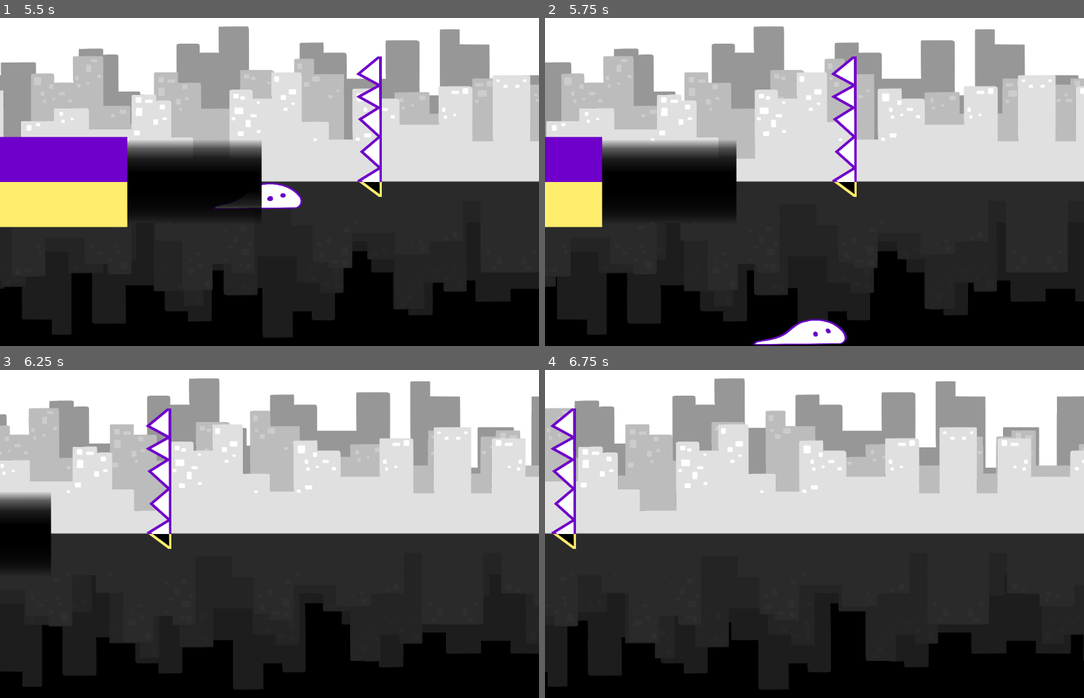
Above: before the commit, frames 1-4 (two rows, left to right).
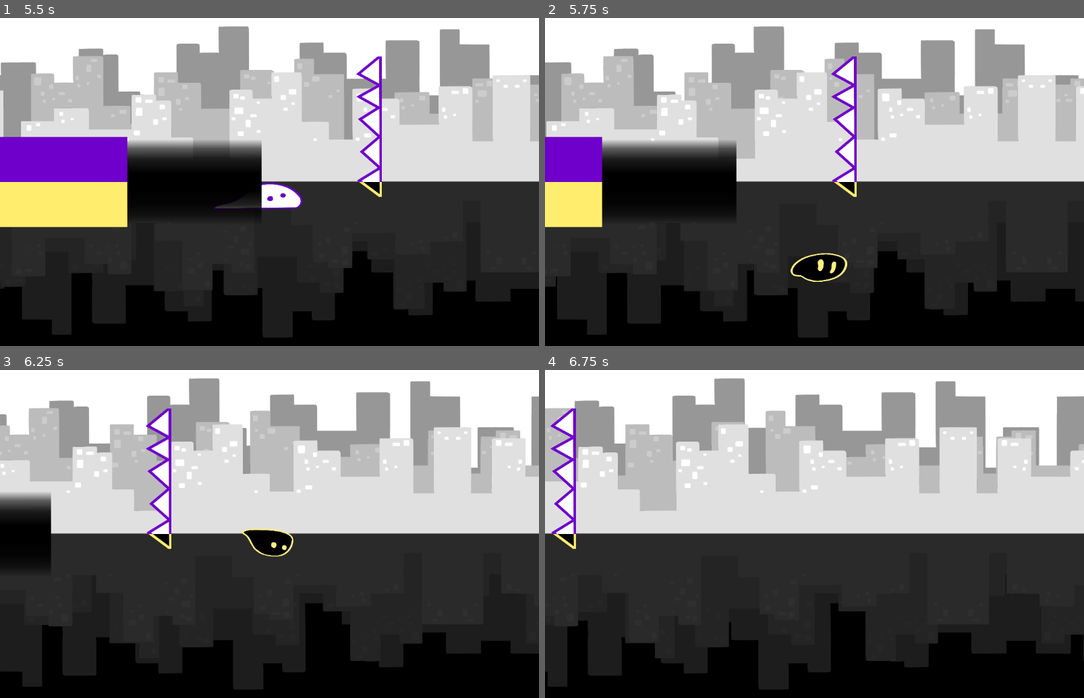
Above: after the commit, the same moments.

Repository: Globs-United/Project
Game: Godot game, scene res://lvl1_BACKUP_201505.tscn
The game is run twice, just before and just after one commit, with the same random seed, the same clock (stepped at 60 frames per second) and the same inputs.
Inputs:
- Up to frame 1 (5.5 s): tap Enter at 0.5, 3.5 s; hold Right (moveRight) 0.53-2.03 s; tap Space (jump) at 0.77, 1.52, 2, 3.02, 3.77, 4.52 s; hold Left (moveLeft) 2.03-4.28 s; hold Right (moveRight) from 4.28 s (still down)
- Up to frame 2 (5.75 s): keep holding Right (moveRight)
- Up to frame 3 (6.25 s): keep holding Right (moveRight); tap Space (jump) at 6.02 s
- Up to frame 4 (6.75 s): keep holding Right (moveRight)

Frame 1 is identical in both runs. In frame 2, 1.6% of the frame differs, in the area x 38-57%, y 71-100%; in frame 3, 0.6%; in frame 4, nothing differs.

Commit message:
fixed pit

Diff:
--- a/scripts/pit.gd
+++ b/scripts/pit.gd
@@ -1,16 +1,27 @@
 extends Area2D
 
-func _process(_delta: float) -> void:
-	if get_node("../Player").position.y == position.y:
-		get_tree().call_group("player", "change_world")
+var initVel
+var player_within_counter = 0
+var player_within = false
+
+func _process(delta: float) -> void:
+	if player_within:
+		player_within_counter += 1
+		print(player_within_counter)
 
 
-'''
+func _on_body_entered(body: Node2D) -> void:
+	if body.is_in_group("player"):
+		initVel = get_node("../Player").velocity.y
+		player_within = true
+	print(initVel)
+
 func _on_body_exited(body: Node2D) -> void:
 	if body.is_in_group("player"):
 		print("Player detected")
 		get_tree().call_group("player", "change_world")
+		get_tree().call_group("player", "exitting_pit", initVel)
 	if body.is_in_group("enemy"):
 		get_tree().call_group("enemy", "change_world")
 	print("Body detected! Changing their world")
-'''
+	player_within = false
--- a/scripts/playerKate.gd
+++ b/scripts/playerKate.gd
@@ -3,6 +3,7 @@
 const SPEED = 300.0;
 const FRICTION = 30.0;
 const JUMP_VELOCITY = -370.0;
+const TERMINAL_VELOCITY = 1000
 var gravity = ProjectSettings.get_setting("physics/2d/default_gravity");
 
 var is_on_floor_custom = false;
@@ -42,6 +43,7 @@
 		playeranim(delta)
 		return;
 
+
 	# Add the gravity.  (+update is_in_air)
 	if not is_on_floor_custom:
 		velocity.y += gravity * delta
@@ -102,6 +104,7 @@
 		elif is_on_floor_custom:
 			playerstate = "walk"
 
+
 	# Get the input direction and handle the movement/deceleration.
 	# As good practice, you should replace UI actions with custom gameplay actions.
 	var direction := Input.get_axis("moveLeft", "moveRight")
@@ -112,7 +115,8 @@
 		# Add sign of self to prevent getting to 0
 		# prevents animation sprite direction from switching after stopping
 		velocity.x = move_toward(velocity.x, 0, FRICTION) + 0.01 * sign(velocity.x)
-
+	if abs(velocity.y) > TERMINAL_VELOCITY:
+		velocity.y = TERMINAL_VELOCITY*sign(velocity.y)
 	playeranim(delta);
 	# replace move and slide so I can handle the collisions manually and add bouncing
 	position += velocity * delta;
@@ -178,6 +182,10 @@
 	gravity *= -1;
 	#jump velocity "flipped" in jump_velocity()
 
+func exitting_pit(tVelY):
+	velocity.y = tVelY
+	print(velocity.y)
+
 
 
 
